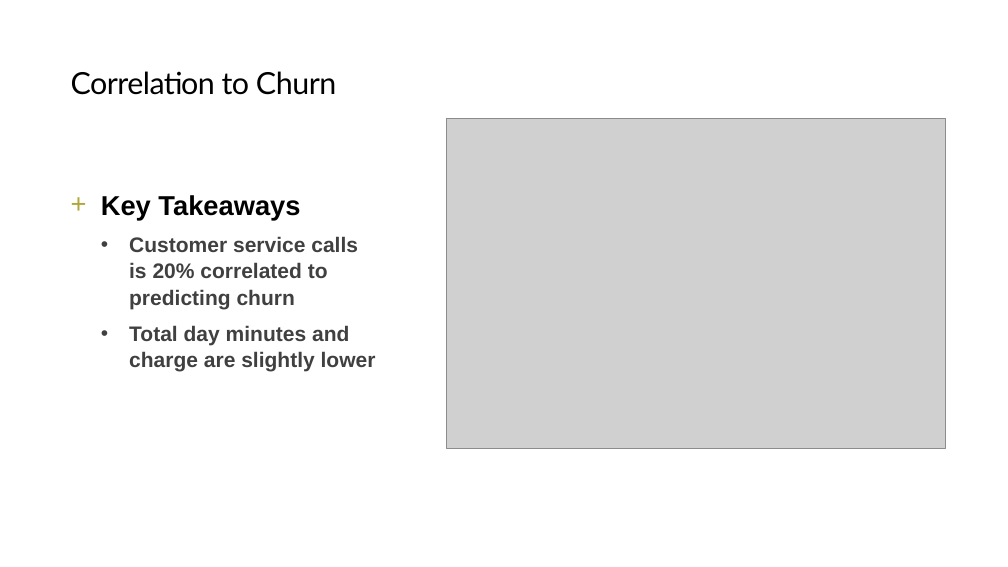
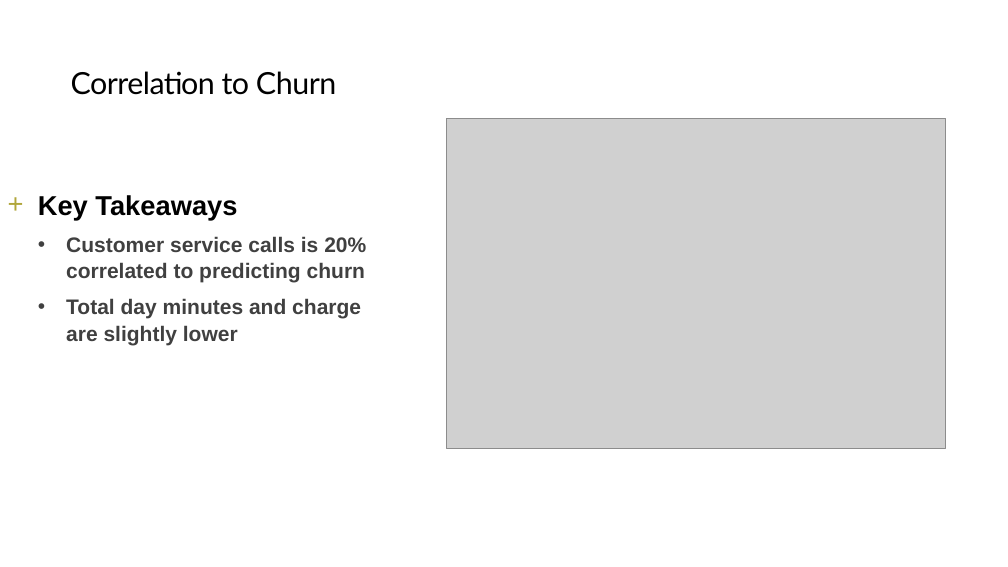
Before and after one commit to alecs1523/telecom_customer_churn, a slide deck: slide 4 of customer_churn_anlaysis.pptx. Drawn at 1008x567 pixels with LibreOffice and Linux fonts; fonts in the diff are those of the drawing; grey boxes stand for pictures. Boxes give left, top, right and bottom in pixels: in the first picture for what was removed or moved away, otherwise in the second. Text is boxed around its words. In the diff, an @@ line names an element or a change of style, - is before the commit and + after.

```diff
--- a/customer_churn_anlaysis.pptx
+++ b/customer_churn_anlaysis.pptx
@@ text "Key Takeaways" rewrapped from [101, 195, 376, 372] to [38, 195, 366, 345] @@
```
Also in this commit, not shown: 9 other slides changed, 1 slide added, 2 other files.
